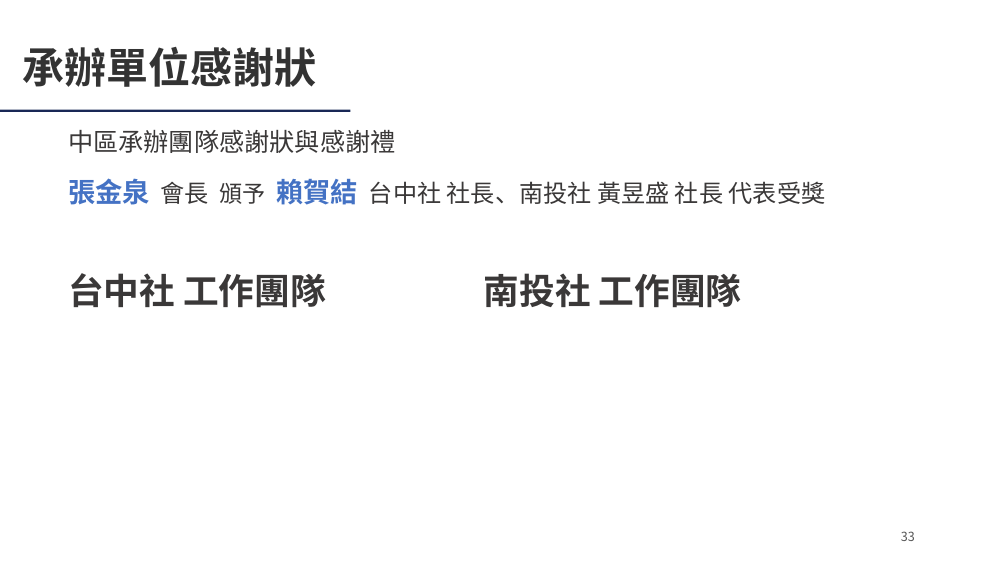
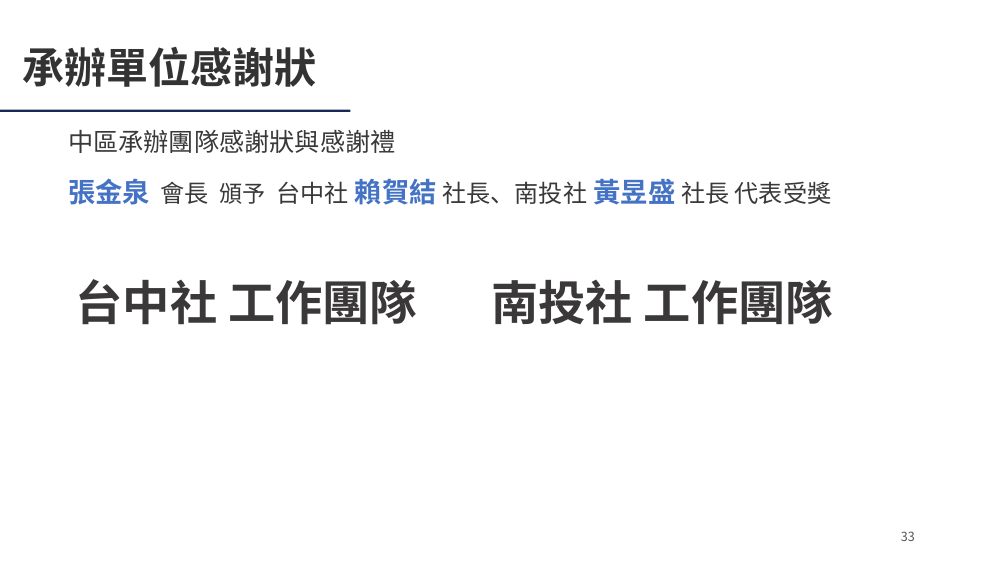
Before and after one commit to Ericliang680928/IAA, a slide deck: slide 33 of 20261204/agm/IAA會員大會簡報_20261204.pptx. Drawn at 1008x567 pixels with LibreOffice and Linux fonts; fonts in the diff are those of the drawing; background and template pictures are left out. Boxes give left, top, right and bottom in pixels: in the first picture for what was removed or moved away, otherwise in the second. Text is boxed around its words. In the diff, an @@ line names an element or a change of style, - is before the commit and + after.

```diff
--- a/20261204/agm/IAA會員大會簡報_20261204.pptx
+++ b/20261204/agm/IAA會員大會簡報_20261204.pptx
@@ text at [68,178,832,205]: text changed @@
-張金泉 會長 頒予 賴賀結 台中社 社長、南投社 黃昱盛 社長 代表受獎
+張金泉 會長 頒予 台中社 賴賀結 社長、南投社 黃昱盛 社長 代表受獎
@@ text "台中社 工作團隊": place and size @@
-text "台中社 工作團隊" at [68,273,326,307]
+text "台中社 工作團隊" at [76,279,417,325]
@@ text "台中社 工作團隊" at [76,279,417,325]: size 34 to 45 pt @@
@@ text "南投社 工作團隊": place and size @@
-text "南投社 工作團隊" at [484,273,742,307]
+text "南投社 工作團隊" at [491,280,833,325]
@@ text "南投社 工作團隊" at [491,280,833,325]: size 34 to 45 pt @@
```
Also in this commit, not shown: 16 other slides changed, 3 other files.
